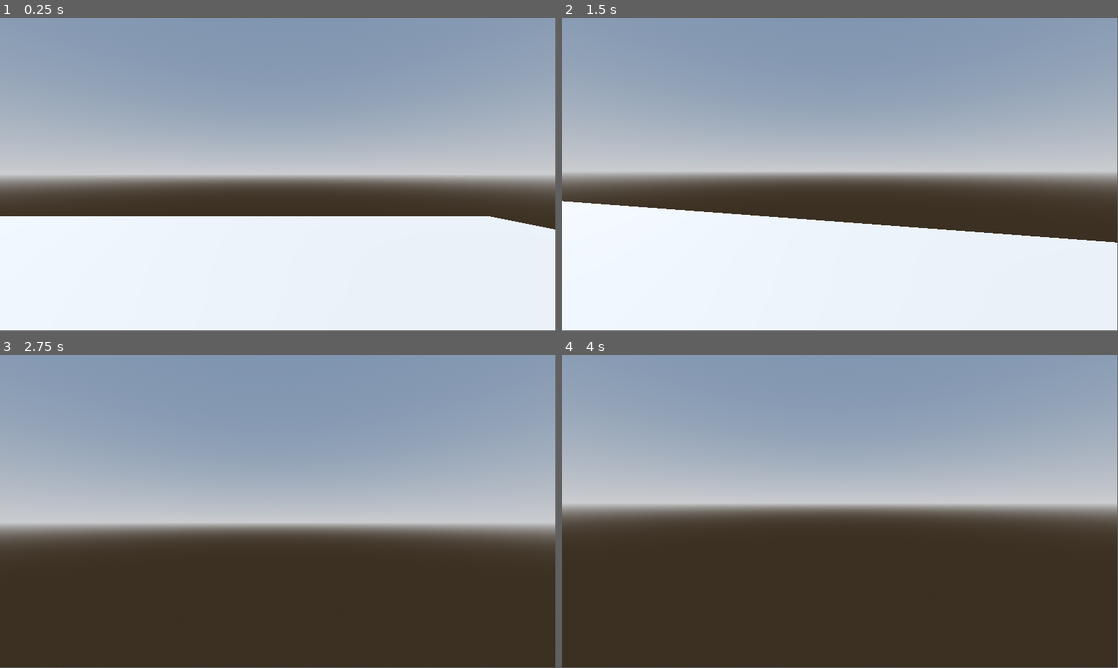
Above: before the commit, frames 1-4 (two rows, left to right).
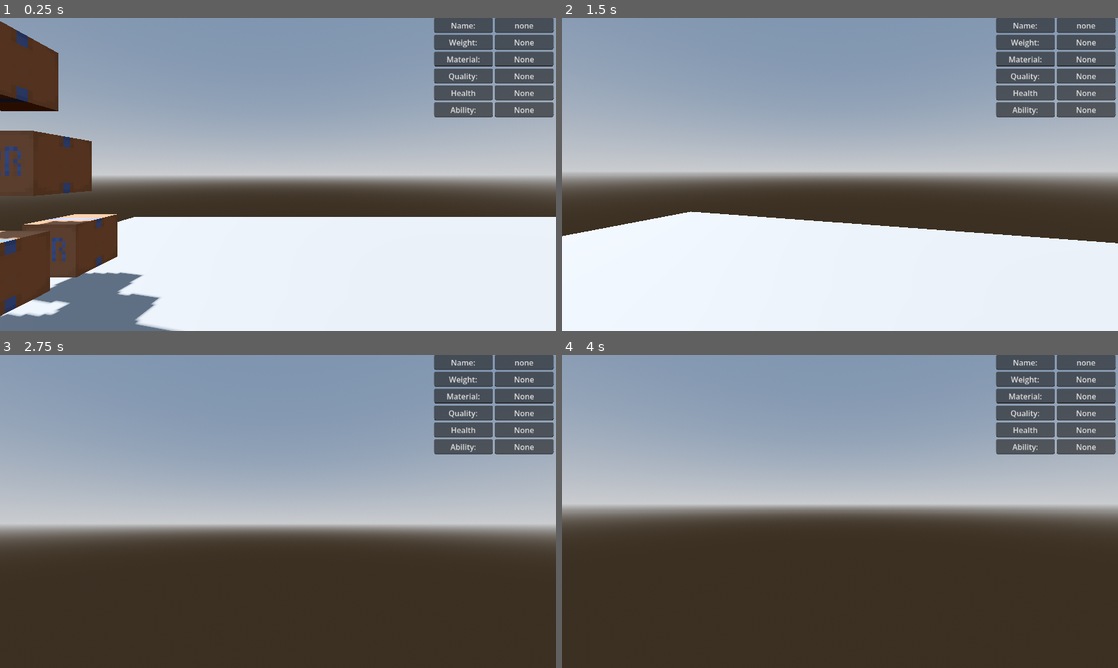
Above: after the commit, the same moments.

Repository: Shinomations/ProjectPackRats
Game: Godot game, scene res://scenes/main.tscn
Two runs of this game, one before a commit and one after it. Both use one fixed random seed, a clock stepped at 60 frames per second and the inputs below.
Inputs (mouse positions are in pixels of both pictures, inside the frame that each line leads up to):
- Up to frame 1 (0.25 s): no input
- Up to frame 2 (1.5 s): tap Enter (ui_accept) at 0.5, 0.77 s; move the mouse to (867, 171) at 0.52 s; hold \ (Freedom, bound only after the commit) 0.53-1.28 s; hold W (up) from 0.53 s (still down); move the mouse to (812, 174) at 1.27 s; click (812, 174) at 1.35 s
- Up to frame 3 (2.75 s): keep holding W (up); tap Enter (ui_accept) at 1.52 s; tap \ (Freedom, bound only after the commit) at 1.55 s; move the mouse to (289, 505) at 2.02 s; hold \ (Freedom, bound only after the commit) from 2.03 s (still down)
- Up to frame 4 (4 s): keep holding W (up); tap Enter (ui_accept) at 2.75, 3.02, 3.5, 3.77 s; move the mouse to (834, 514) at 2.77 s; release \ (Freedom, bound only after the commit) at 2.78 s; tap \ (Freedom, bound only after the commit) at 2.85, 3.8 s; move the mouse to (878, 514) at 3.52 s; press the mouse at (878, 514) at 3.53 s
The window is 799x449 before the commit and 800x450 after it. Grey fills any space a smaller window leaves; there, only what the larger window draws over its background counts as a difference.

The runs differ from the first frame. In frame 1, 20% of the frame differs, in the area x 0-100%, y 0-100%; in frame 2, 7.7%; in frame 3, 6.2%; in frame 4, 6.2%.

Commit message:
boxRandomization+UI
added box stat screen and box script replaceer

Diff:
--- a/Nodes/playerNodes/character.tscn
+++ b/Nodes/playerNodes/character.tscn
@@ -3,6 +3,7 @@
 [ext_resource type="Script" uid="uid://btc2onsn5ii4" path="res://Scripts/character.gd" id="1_umwsb"]
 [ext_resource type="PackedScene" uid="uid://bmd8vug242po0" path="res://Nodes/itemNodes/placement_zone.tscn" id="2_hl33g"]
 [ext_resource type="Script" uid="uid://c3rmujl4sejsu" path="res://Scripts/gridPlacement.gd" id="3_8tt6j"]
+[ext_resource type="PackedScene" uid="uid://bmg8q2yr6vsm3" path="res://Scripts/stat_screen.tscn" id="4_43fmg"]
 
 [sub_resource type="CapsuleShape3D" id="CapsuleShape3D_vu45j"]
 
@@ -36,3 +37,5 @@
 [node name="PlacementZone" parent="." unique_id=1807250413 instance=ExtResource("2_hl33g")]
 transform = Transform3D(1, 0, 0, 0, 1, 0, 0, 0, 1, 0.0960747, 0.49439907, -3.9559226)
 script = ExtResource("3_8tt6j")
+
+[node name="StatScreen" parent="." unique_id=1881396743 instance=ExtResource("4_43fmg")]
--- a/Scripts/abilityScripts/abilityList/Anvils.gd
+++ b/Scripts/abilityScripts/abilityList/Anvils.gd
@@ -3,4 +3,5 @@
 
 # Called when the node enters the scene tree for the first time.
 func _ready() -> void:
-	print("the box has Anvils")
+	self.name = "Anvil"
+	print(self.name)
--- a/Scripts/abilityScripts/ability_handler.gd
+++ b/Scripts/abilityScripts/ability_handler.gd
@@ -1,17 +1,21 @@
 extends Node3D
 
 var abilityList = [
-	"res://Scripts/abilityScripts/abilityList/Anvils.gd",
-	"res://Scripts/abilityScripts/abilityList/Books.gd",
-	"res://Scripts/abilityScripts/abilityList/Clothing.gd",
-	"res://Scripts/abilityScripts/abilityList/Glassware.gd",
-	"res://Scripts/abilityScripts/abilityList/Tech.gd"
+	"Anvils",
+	"Books",
+	"Clothing",
+	"Glassware",
+	"Tech"
 	]
 var chosen
+
 # Called when the node enters the scene tree for the first time.
 func _ready() -> void:
-	chosen = abilityList.pick_random()
-	#print(chosen)
+
+	chosen = "res://Scripts/abilityScripts/abilityList/" + abilityList.pick_random() + ".gd"
+
+	self.name = chosen
+
 	self.set_script(load(chosen))
 	if self.has_method("_init"):
 		self._init()
--- a/Scripts/character.gd
+++ b/Scripts/character.gd
@@ -18,13 +18,34 @@
 var holdingobject = false
 var collider
 var boxTypeDetector: int
+var isFirstPress: bool = true
+
+#stats
+var Name: String
+var weight: int
+var material: String
+var quality: int
+var health: int
+var ability: String
+
 
 func _ready():
 	add_to_group("player")
 	Input.set_mouse_mode(Input.MOUSE_MODE_CAPTURED)
 
 func _unhandled_input(event):
-	if event.is_action_pressed("quit"): get_tree().quit()
+
+	if event.is_action_pressed("quit"):
+		get_tree().quit()
+
+	if event.is_action_pressed("Freedom"):
+		if isFirstPress == true:
+			Input.set_mouse_mode(Input.MOUSE_MODE_VISIBLE)
+			print("Mouse on")
+		else:
+			Input.set_mouse_mode(Input.MOUSE_MODE_CAPTURED)
+			print("Mouse off")
+		isFirstPress = !isFirstPress
 
 	if event is InputEventMouseMotion:
 		head.rotate_y(-event.relative.x * SENSITIVITY)
--- /dev/null
+++ b/Scripts/stat_screen.tscn
@@ -0,0 +1,96 @@
+[gd_scene format=3 uid="uid://bmg8q2yr6vsm3"]
+
+[ext_resource type="Texture2D" uid="uid://c7lvi5g4ue0jy" path="res://15891118.png" id="1_fm1yg"]
+[ext_resource type="Script" uid="uid://cm7rqw11n821g" path="res://Scripts/statsChange.gd" id="1_win1s"]
+
+[node name="StatScreen" type="Control" unique_id=1881396743]
+layout_mode = 3
+anchors_preset = 15
+anchor_right = 1.0
+anchor_bottom = 1.0
+offset_left = 899.0
+offset_bottom = -439.0
+grow_horizontal = 2
+grow_vertical = 2
+script = ExtResource("1_win1s")
+
+[node name="MarginContainer" type="MarginContainer" parent="." unique_id=886880311]
+layout_mode = 0
+offset_right = 248.00012
+offset_bottom = 248.00023
+
+[node name="HBoxContainer" type="HBoxContainer" parent="MarginContainer" unique_id=1526895731]
+layout_mode = 2
+
+[node name="VBoxContainer" type="VBoxContainer" parent="MarginContainer/HBoxContainer" unique_id=749676426]
+layout_mode = 2
+size_flags_horizontal = 3
+
+[node name="NameLine" type="LineEdit" parent="MarginContainer/HBoxContainer/VBoxContainer" unique_id=305516585]
+layout_mode = 2
+text = "Name:"
+alignment = 1
+
+[node name="WeightLine" type="LineEdit" parent="MarginContainer/HBoxContainer/VBoxContainer" unique_id=1421947537]
+layout_mode = 2
+text = "Weight:"
+alignment = 1
+
+[node name="Material" type="LineEdit" parent="MarginContainer/HBoxContainer/VBoxContainer" unique_id=1053851502]
+layout_mode = 2
+text = "Material:"
+alignment = 1
+
+[node name="Quality" type="LineEdit" parent="MarginContainer/HBoxContainer/VBoxContainer" unique_id=450884047]
+layout_mode = 2
+text = "Quality:"
+alignment = 1
+
+[node name="Health" type="LineEdit" parent="MarginContainer/HBoxContainer/VBoxContainer" unique_id=817289542]
+layout_mode = 2
+text = "Health"
+alignment = 1
+
+[node name="Ability" type="LineEdit" parent="MarginContainer/HBoxContainer/VBoxContainer" unique_id=593329957]
+layout_mode = 2
+text = "Ability:"
+alignment = 1
+
+[node name="VBoxContainer2" type="VBoxContainer" parent="MarginContainer/HBoxContainer" unique_id=1842698576]
+layout_mode = 2
+size_flags_horizontal = 3
+
+[node name="NameLine" type="LineEdit" parent="MarginContainer/HBoxContainer/VBoxContainer2" unique_id=1950319981]
+layout_mode = 2
+text = "None"
+alignment = 1
+
+[node name="WeightLine" type="LineEdit" parent="MarginContainer/HBoxContainer/VBoxContainer2" unique_id=1539617261]
+layout_mode = 2
+text = "None"
+alignment = 1
+
+[node name="Material" type="LineEdit" parent="MarginContainer/HBoxContainer/VBoxContainer2" unique_id=468430149]
+layout_mode = 2
+text = "None"
+alignment = 1
+
+[node name="Quality" type="LineEdit" parent="MarginContainer/HBoxContainer/VBoxContainer2" unique_id=506289813]
+layout_mode = 2
+text = "None"
+alignment = 1
+
+[node name="Health" type="LineEdit" parent="MarginContainer/HBoxContainer/VBoxContainer2" unique_id=1610197220]
+layout_mode = 2
+text = "None"
+alignment = 1
+
+[node name="Ability" type="LineEdit" parent="MarginContainer/HBoxContainer/VBoxContainer2" unique_id=1517043058]
+layout_mode = 2
+text = "None"
+alignment = 1
+
+[node name="15891118" type="Sprite2D" parent="MarginContainer" unique_id=1954085142]
+visible = false
+position = Vector2(124, 124.00001)
+texture = ExtResource("1_fm1yg")
--- /dev/null
+++ b/Scripts/statsChange.gd
@@ -0,0 +1,22 @@
+extends Control
+
+@onready var UnitName = $MarginContainer/HBoxContainer/VBoxContainer2/NameLine
+@onready var UnitWeight = $MarginContainer/HBoxContainer/VBoxContainer2/WeightLine
+@onready var UnitMaterial = $MarginContainer/HBoxContainer/VBoxContainer2/Material
+@onready var UnitQuality = $MarginContainer/HBoxContainer/VBoxContainer2/Quality
+@onready var UnitHealth = $MarginContainer/HBoxContainer/VBoxContainer2/Health
+@onready var UnitAbility = $MarginContainer/HBoxContainer/VBoxContainer2/Ability
+
+@onready var player = get_parent()
+
+func _ready() -> void:
+
+	pass
+
+func _process(_delta: float) -> void:
+
+	if player and is_instance_valid(player.pickedObject):
+		UnitName.text = player.Name
+
+	else:
+		UnitName.text = "none"
--- a/project.godot
+++ b/project.godot
@@ -19,6 +19,11 @@
 config/features=PackedStringArray("4.6", "Forward Plus")
 run/max_fps=60
 config/icon="res://icon.svg"
+
+[display]
+
+window/stretch/mode="viewport"
+window/stretch/aspect="expand"
 
 [dotnet]
 
@@ -56,6 +61,11 @@
 "events": [Object(InputEventMouseButton,"resource_local_to_scene":false,"resource_name":"","device":-1,"window_id":0,"a …(256 unchanged characters)…
 ]
 }
+Freedom={
+"deadzone": 0.2,
+"events": [Object(InputEventKey,"resource_local_to_scene":false,"resource_name":"","device":-1,"window_id":0,"alt_pressed":false,"shift_pressed":false,"ctrl_pressed":false,"meta_pressed":false,"pressed":false,"keycode":0,"physical_keycode":92,"key_label":0,"unicode":92,"location":0,"echo":false,"script":null)
+]
+}
 
 [layer_names]
 
--- a/scenes/main.tscn
+++ b/scenes/main.tscn
@@ -24,7 +24,7 @@
 [node name="Main" type="Node3D" unique_id=1633370959]
 
 [node name="CharacterBody3D" parent="." unique_id=2059645712 instance=ExtResource("1_0wfyh")]
-transform = Transform3D(1, 0, 0, 0, 1, 0, 0, 0, 1, 3.6020014, 2, 0)
+transform = Transform3D(1, 0, 0, 0, 1, 0, 0, 0, 1, -7.3287735, 2, 0)
 
 [node name="Environments" type="Node" parent="." unique_id=715754160]
 
@@ -75,4 +75,4 @@
 transform = Transform3D(1, 0, 0, 0, 1, 0, 0, 0, 1, -11.629304, 1.3825588, -1.8601251)
 
 [node name="baseBox2" parent="Moveables" unique_id=203071856 instance=ExtResource("2_sugp2")]
-transform = Transform3D(1, 0, 0, 0, 1, 0, 0, 0, 1, 4.4546847, 1.4093539, 7.2748995)
+transform = Transform3D(1, 0, 0, 0, 1, 0, 0, 0, 1, -11.670667, 1.4093539, 7.2748995)
Binary file added: 15891118.png
Not shown, added: 15891118.png.import
Not shown, added: Scripts/statsChange.gd.uid
